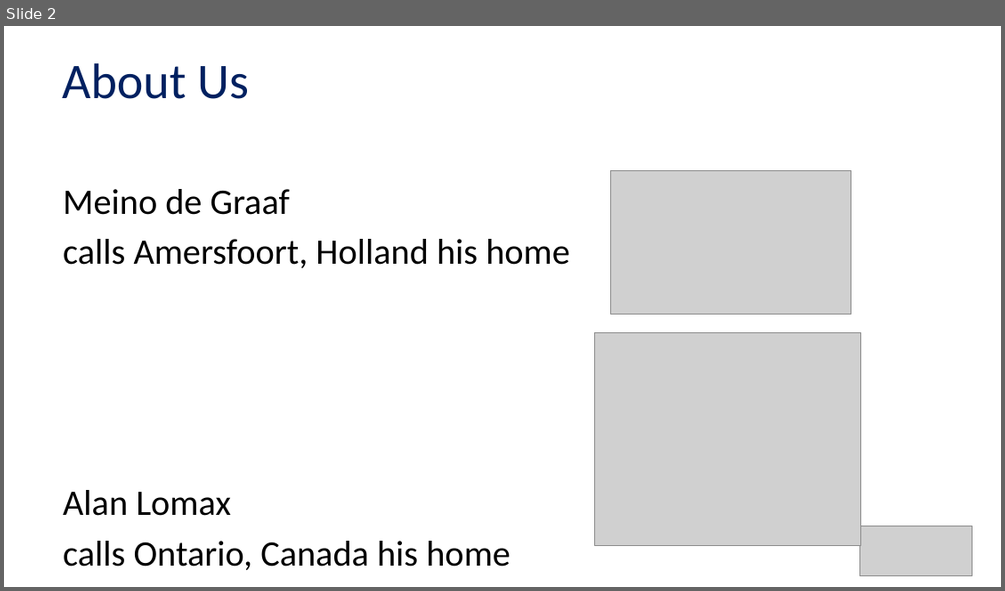
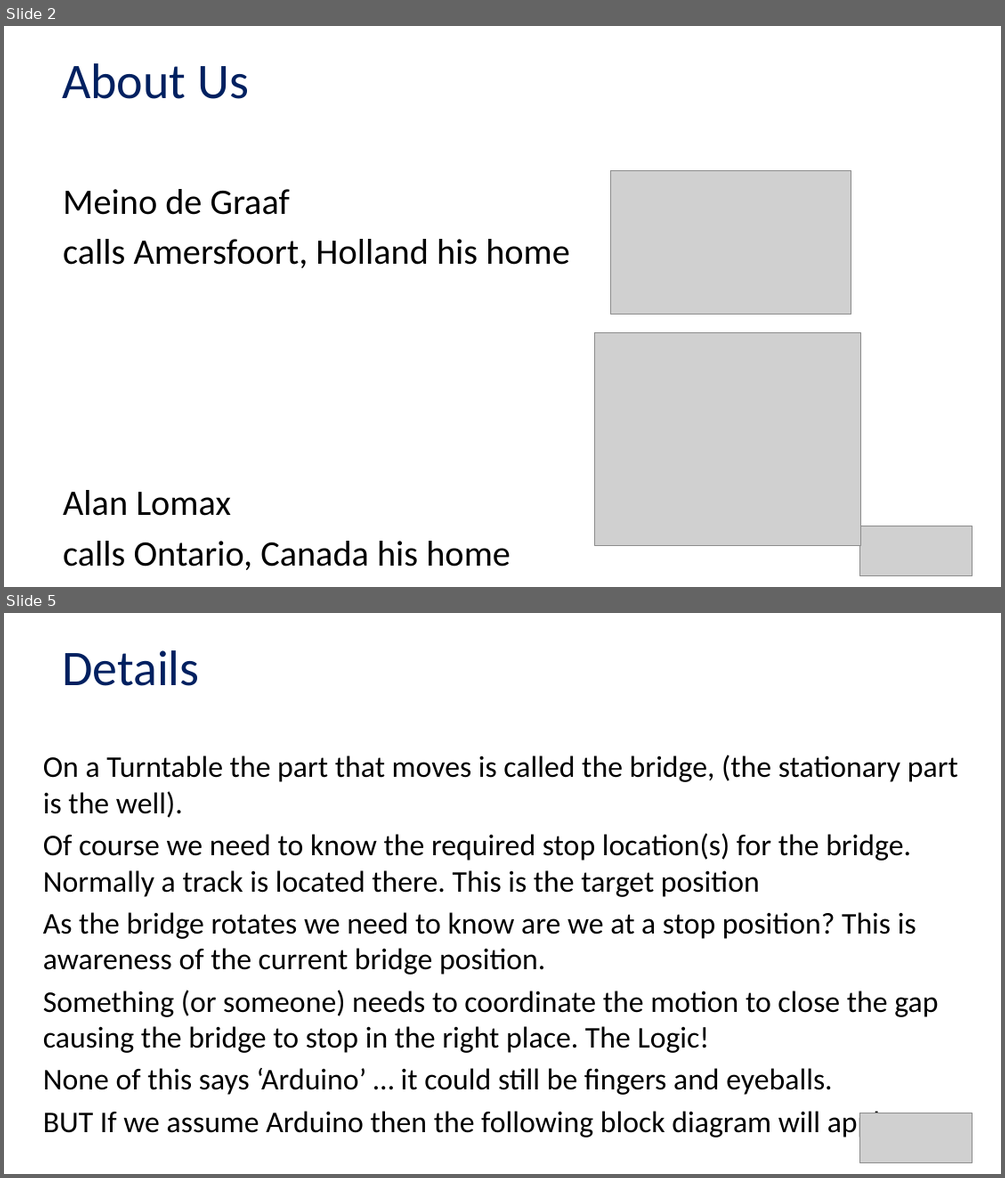
Before and after one commit to Alan-Lomax/MERG-SIG-Presentations, a slide deck: MERG Arduino SIG Turntable Part 1.pptx. Shown one above the other, each under a label of ours: slide 2 before the commit, slides 2 and 5 after it; the slides between them are not shown. The pictures are 1005x591 and 1005x1178 pixels, drawn with LibreOffice and Linux fonts; fonts in the diff are those of the drawing; grey boxes stand for pictures; background and template pictures are left out. Boxes give left, top, right and bottom in pixels: in the first picture for what was removed or moved away, otherwise in the second. Text is boxed around its words. In the diff, an @@ line names an element or a change of style, - is before the commit and + after.

```diff
--- a/MERG Arduino SIG Turntable Part 1.pptx
+++ b/MERG Arduino SIG Turntable Part 1.pptx
@@ slide 5 added at (4,613,1001,1174), background picture (left out) @@
@@ title added at (62,650,199,686), 36 pt, text #002060 @@
+Details
@@ text added at (43,755,958,1139), 21.7 pt, text #000000 @@
+On a Turntable the part that moves is called the bridge, (the stationary part is the well).
+Of course we need to know the required stop location(s) for the bridge. Normally a track is located there. This is the target position
+As the bridge rotates we need to know are we at a stop position? This is awareness of the current bridge position.
+Something (or someone) needs to coordinate the motion to close the gap causing the bridge to stop in the right place. The Logic!
+None of this says ‘Arduino’ … it could still be fingers and eyeballs.
+BUT If we assume Arduino then the following block diagram will apply.
@@ picture added at (859,1112,971,1162) @@
```
Also in this commit, not shown: 3 slides changed, 4 other slides added, 3 slides removed.
